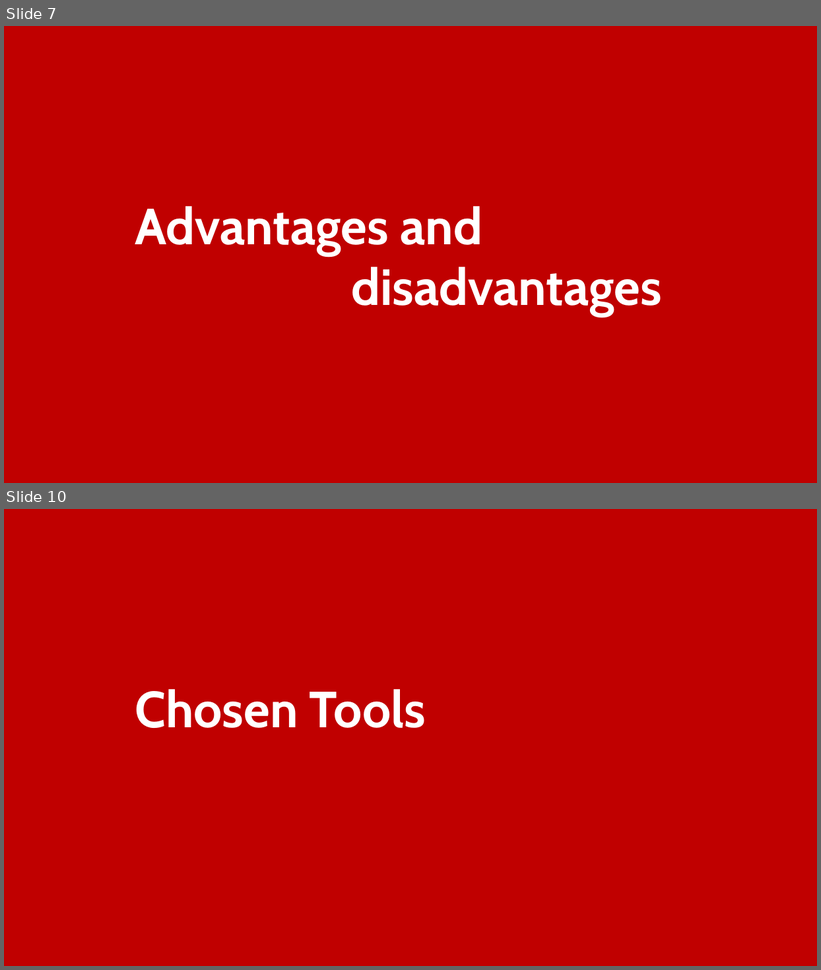
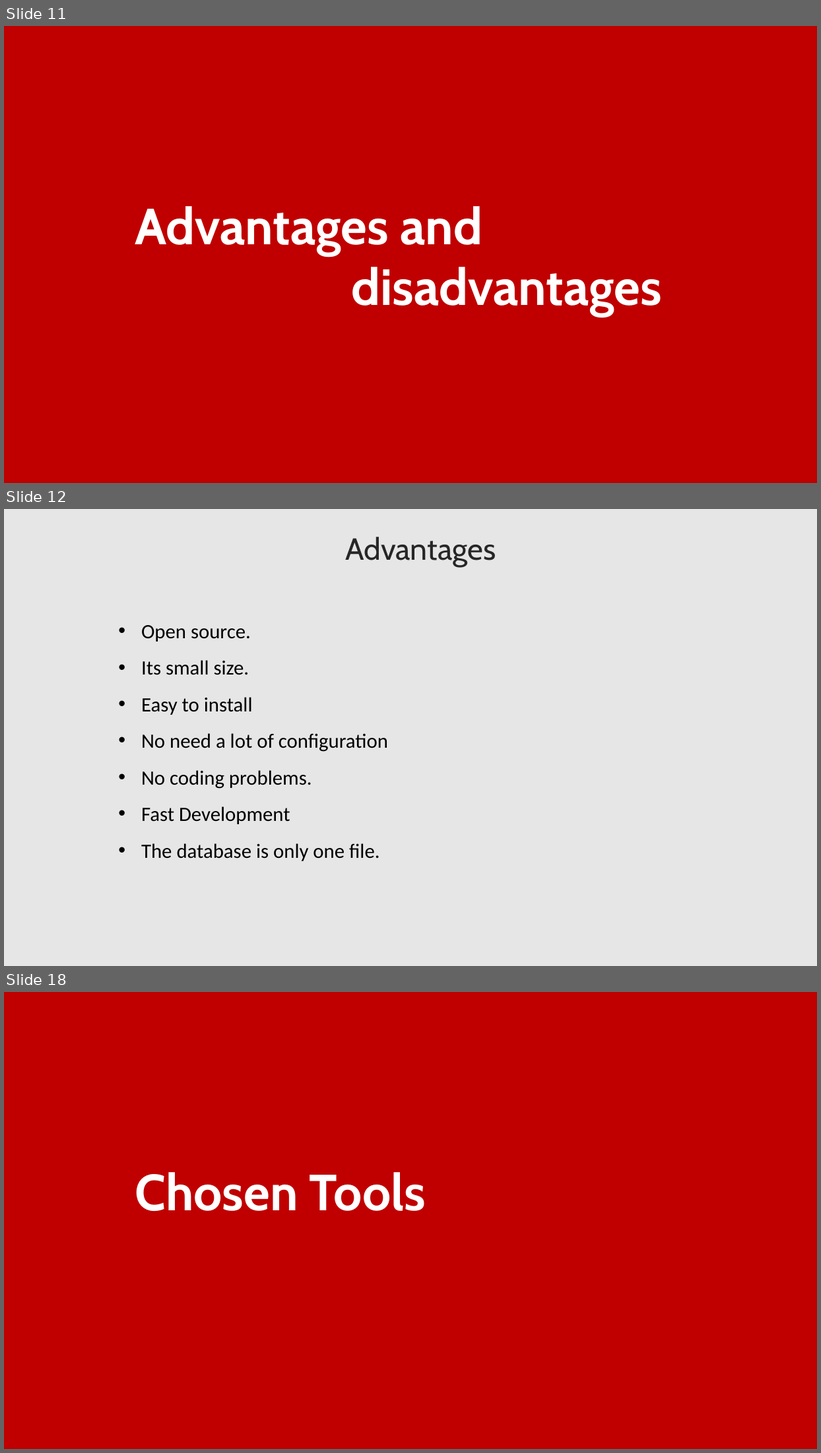
Before and after one commit to lahcenrahlaoui/Wingardium_Leviosaaaa, a slide deck: Presentation-projet-SQLite.pptx. Shown one above the other, each under a label of ours: slides 7 and 10 before the commit, slides 11, 12 and 18 after it; the slides between them are not shown. The pictures are 821x970 and 821x1453 pixels, drawn with LibreOffice and Linux fonts; fonts in the diff are those of the drawing. Boxes give left, top, right and bottom in pixels: in the first picture for what was removed or moved away, otherwise in the second. Text is boxed around its words. In the diff, an @@ line names an element or a change of style, - is before the commit and + after.

```diff
--- a/Presentation-projet-SQLite.pptx
+++ b/Presentation-projet-SQLite.pptx
@@ slide 12 added at [4,509,817,966], background #E7E6E6 @@
@@ text added at [345,537,496,567], 36.1 pt, text #262626 @@
+Advantages
@@ text added at [141,625,388,861], 24 pt, text #000000 @@
+• Open source.
+• Its small size.
+• Easy to install
+• No need a lot of configuration
+• No coding problems.
+• Fast Development
+• The database is only one file.
@@ what was slide 7 is now slide 11 @@
@@ what was slide 10 is now slide 18 @@
```
Also in this commit, not shown: 4 slides changed, 9 other slides added, 1 slide removed, 7 other files.
